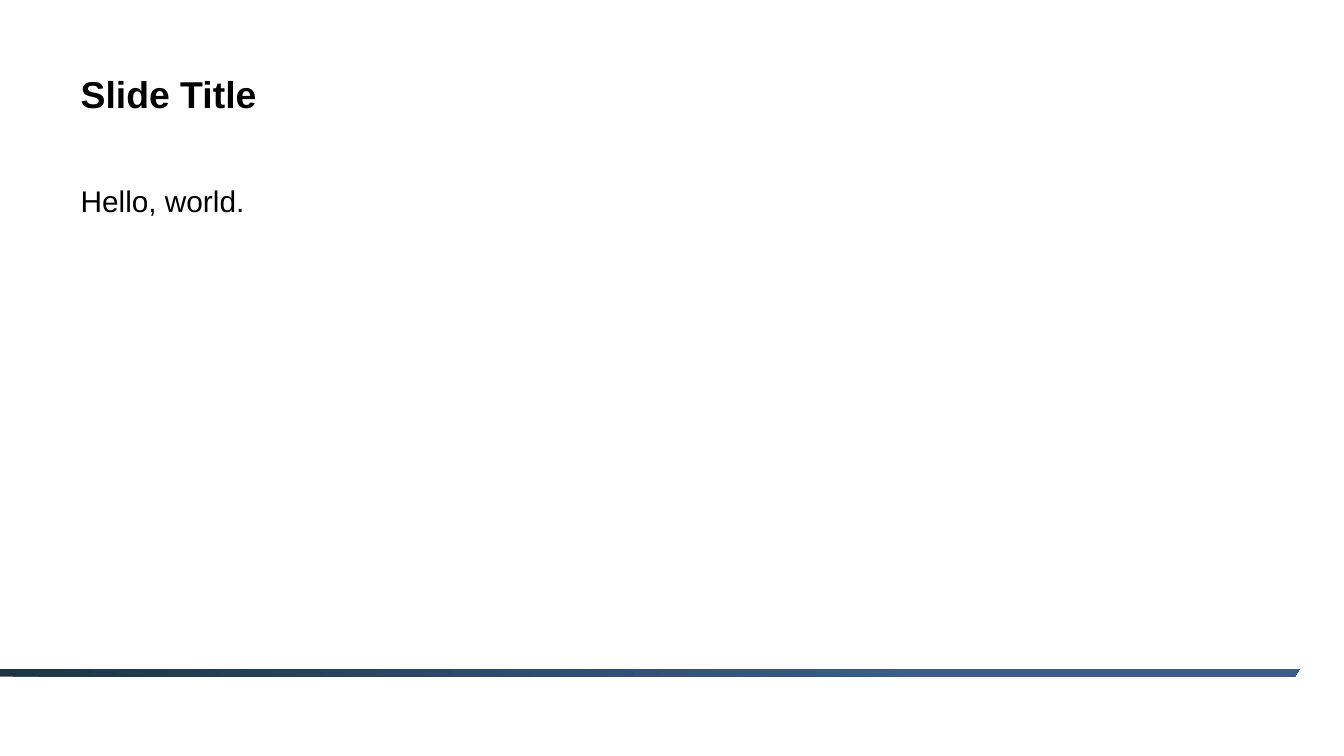
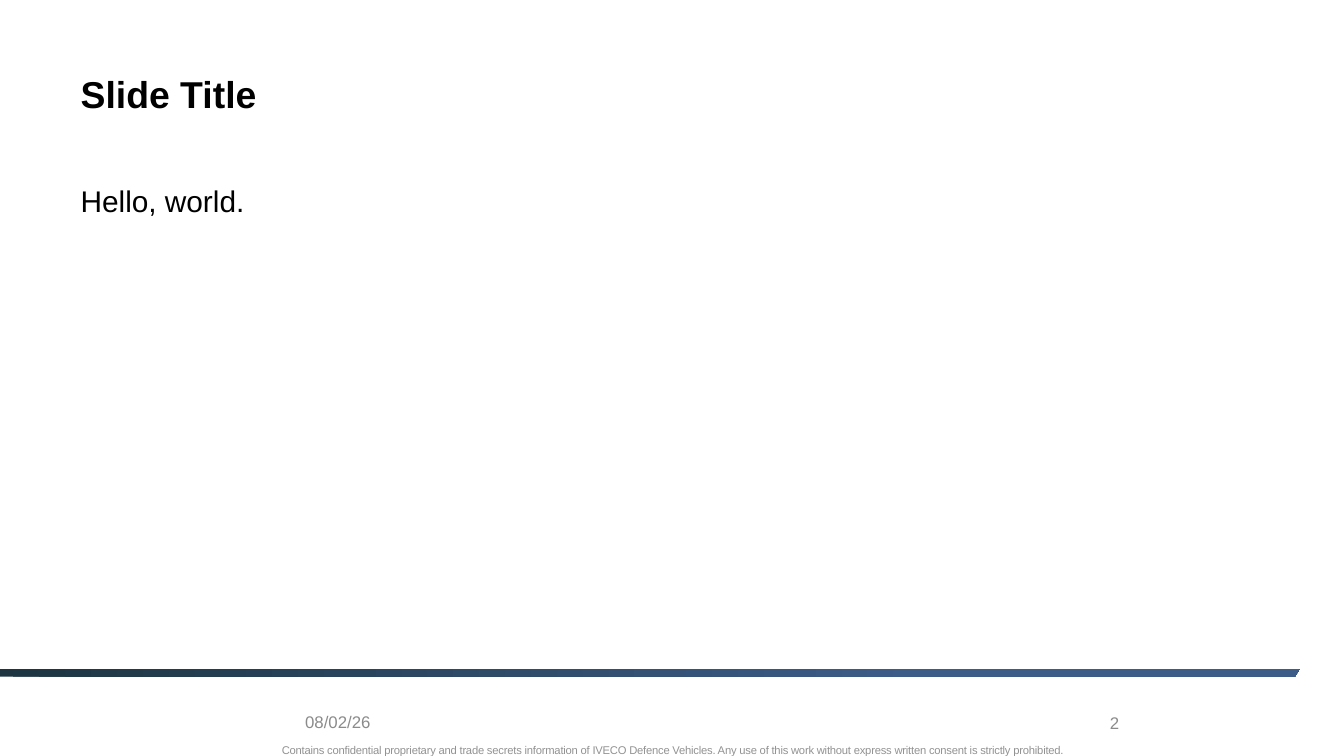
Before and after one commit to IDV-Share/quarto-presentation-templates, a slide deck: slide 2 of _extensions/IDV-Share/quarto-presentation-templates/reference/IDV-template.pptx. Drawn at 1344x756 pixels with LibreOffice and Linux fonts; fonts in the diff are those of the drawing; background and template pictures are left out. Boxes give left, top, right and bottom in pixels: in the first picture for what was removed or moved away, otherwise in the second. Text is boxed around its words. In the diff, an @@ line names an element or a change of style, - is before the commit and + after.

```diff
--- a/_extensions/IDV-Share/quarto-presentation-templates/reference/IDV-template.pptx
+++ b/_extensions/IDV-Share/quarto-presentation-templates/reference/IDV-template.pptx
@@ text added at [305, 716, 370, 728], 9 pt, text #8C8C8C @@
+08/02/26
@@ page number added at [1110, 717, 1119, 729], 9 pt, text #8C8C8C @@
+2
@@ text added at [282, 746, 1063, 756], 6 pt, text #929292 @@
+Contains confidential proprietary and trade secrets information of IVECO Defence Vehicles. Any use of this work without express written consent is strictly prohibited.
```
Also in this commit, not shown: 2 other slides changed, 1 other file.
